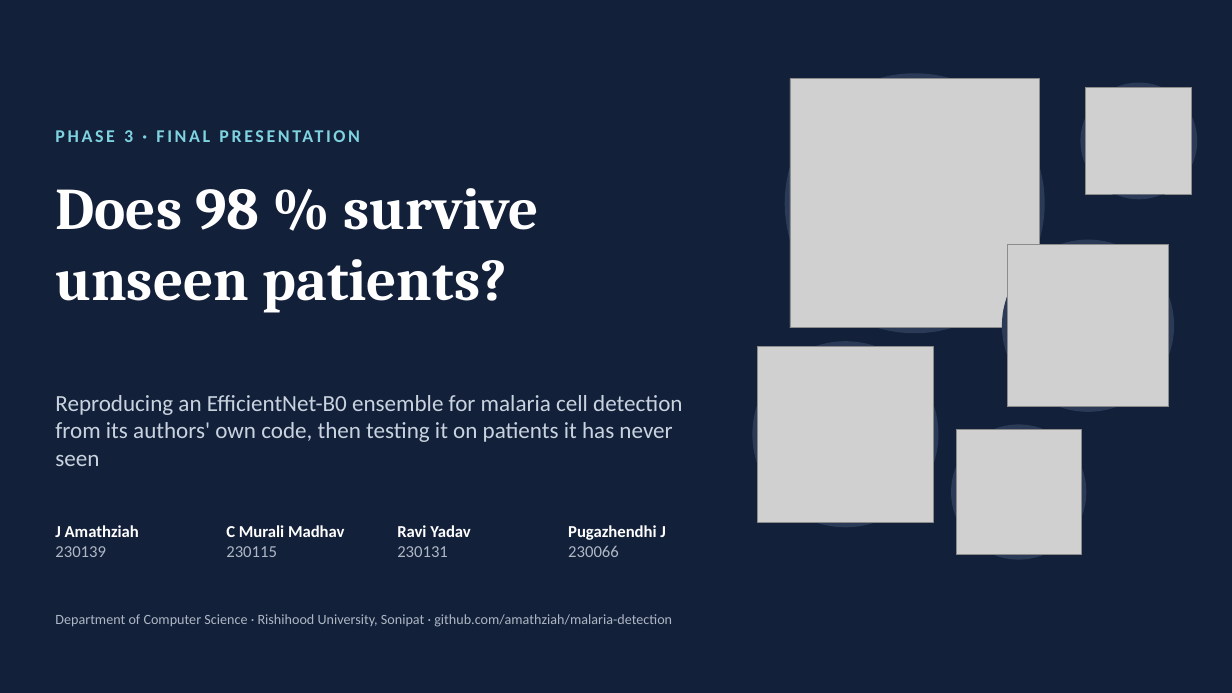
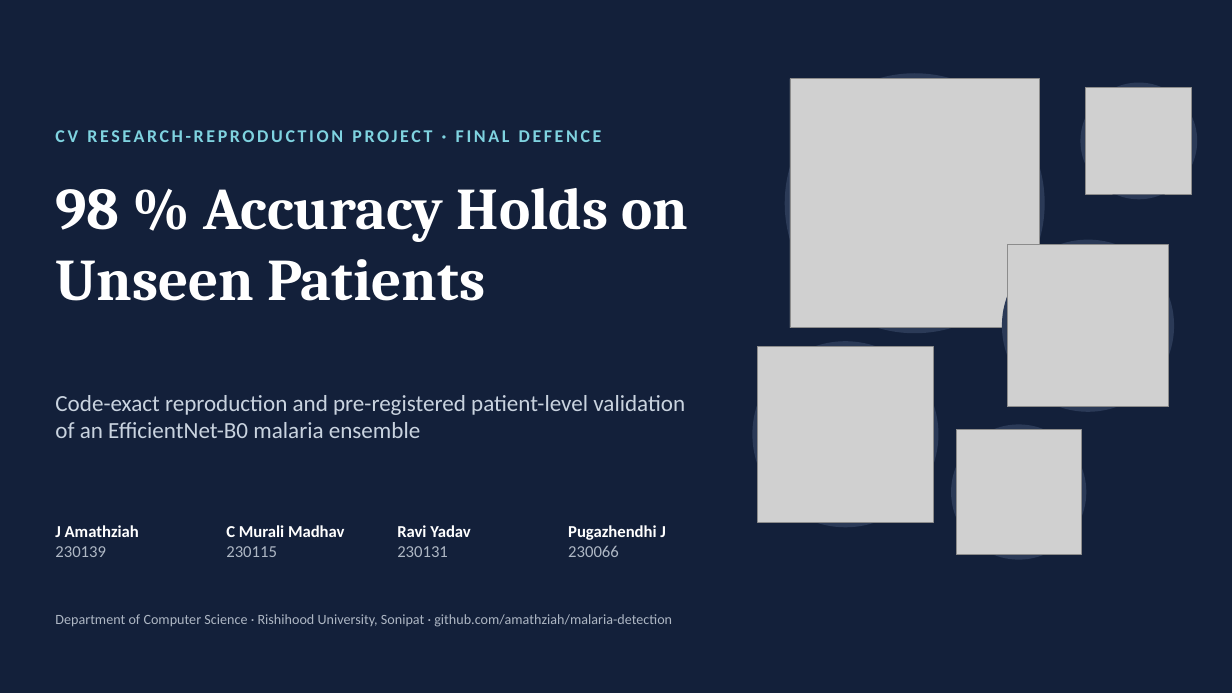
Before and after one commit to amathziah/malaria-detection, a slide deck: slide 1 of slides/Malaria_Phase3_Final.pptx. Drawn at 1232x693 pixels with LibreOffice and Linux fonts; fonts in the diff are those of the drawing; grey boxes stand for pictures. Boxes give left, top, right and bottom in pixels: in the first picture for what was removed or moved away, otherwise in the second. Text is boxed around its words. In the diff, an @@ line names an element or a change of style, - is before the commit and + after.

Commit message:
Deck: 17 slides in five parts, with a part tracker and a visual roadmap
Opening, then the brief's steps as five parts (problem, reproduction, our change, results, failure analysis and conclusion), each a PowerPoint section. The roadmap is a journey with a headline number per part. New failure-analysis figure from src/deck_figures.py: A1's errors per held-out patient.

```diff
--- a/slides/Malaria_Phase3_Final.pptx
+++ b/slides/Malaria_Phase3_Final.pptx
@@ text at (55, 130, 602, 142): text changed @@
-PHASE 3 · FINAL PRESENTATION
+CV RESEARCH-REPRODUCTION PROJECT · FINAL DEFENCE
@@ title at (55, 188, 688, 301): text changed @@
-Does 98 % survive unseen patients?
+98 % Accuracy Holds on Unseen Patients
@@ text at (55, 395, 685, 438): text changed @@
-Reproducing an EfficientNet-B0 ensemble for malaria cell detection from its authors' own code, then testing it on patients it has never seen
+Code-exact reproduction and pre-registered patient-level validation of an EfficientNet-B0 malaria ensemble
```
Also in this commit, not shown: 7 other slides changed, 10 slides added, 19 slides removed, 7 other files.
